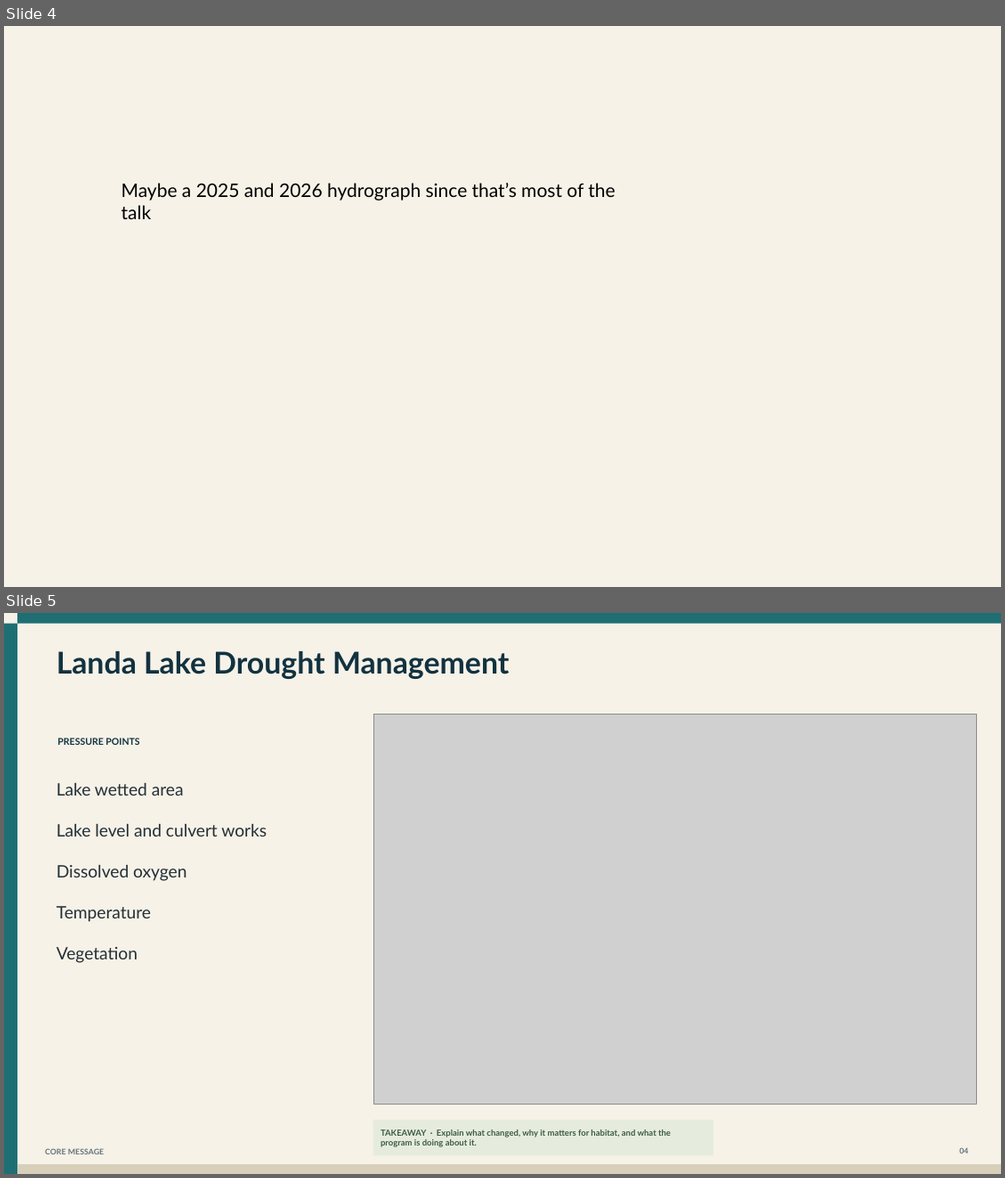
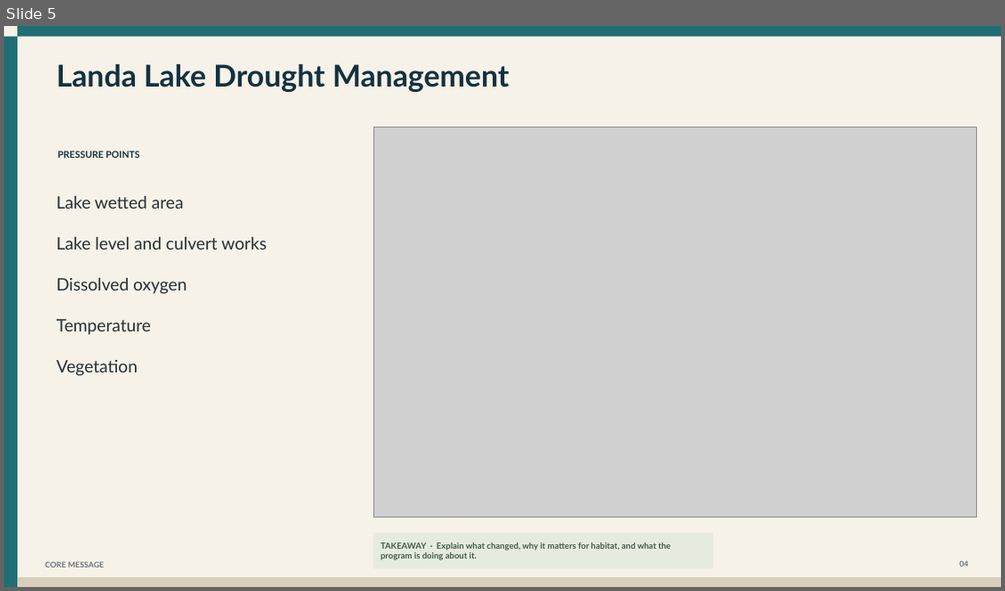
Before and after one commit to cfurl/EAHCP-Fall-2026-Sci-Comm, a slide deck: Comal_mgt_presentation/EAHCP_Landa_Lake.pptx. Shown one above the other, each under a label of ours: slides 4 and 5 before the commit, slide 5 after it. The pictures are 1005x1178 and 1005x591 pixels, drawn with LibreOffice and Linux fonts; fonts in the diff are those of the drawing; grey boxes stand for pictures. Boxes give left, top, right and bottom in pixels: in the first picture for what was removed or moved away, otherwise in the second. Text is boxed around its words. In the diff, an @@ line names an element or a change of style, - is before the commit and + after.

```diff
--- a/Comal_mgt_presentation/EAHCP_Landa_Lake.pptx
+++ b/Comal_mgt_presentation/EAHCP_Landa_Lake.pptx
@@ slide 4 removed at bbox=[4, 26, 1001, 587], background #F6F2E8 @@
@@ text removed at bbox=[121, 183, 615, 200] @@
-Maybe a 2025 and 2026 hydrograph since that’s most of the talk
```
Also in this commit, not shown: 14 slides changed, 1 slide added, 13 other slides removed, 5 other files.
